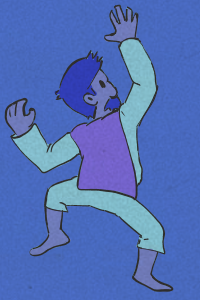
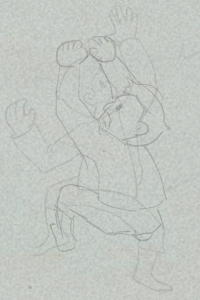
Layer changes from the first 200px x 300px image to the second:
added layer "ink_end_01 copy" above "ink_end_01" over (49, 47, 151, 249)
added layer "ink_end_01" (20%) above "ink_08" over (49, 35, 170, 252)
"ink_08": opacity 100% → 10% over (4, 4, 174, 292)
hid "colorize" over (0, 0, 200, 300)
hid "col_08" over (5, 5, 174, 292)
hid "polis copy #7" over (5, 5, 175, 293)
showed "polis" over (0, 0, 200, 300)
